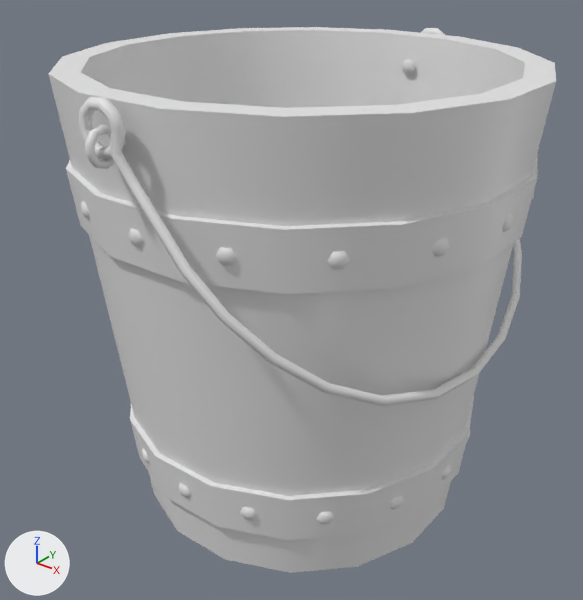
The FBX model Assets/Art Team Folder/3D Models/Village/Village_Bucket_Var2.fbx, before and after one commit.
Rendered twice from a camera (50 mm lens) standing at (0.027, -0.0348, 0.0335) and looking at (-0.0006, -0.0003, 0.0122). Arrows for +X, +Y and +Z are at lower left; the lights stay in place. Materials are left out; every surface is plain grey. Where no turn or scale is listed for an object, it has been applied to the vertices.

Objects in the first picture: 'Village_Bucket_Var2'.
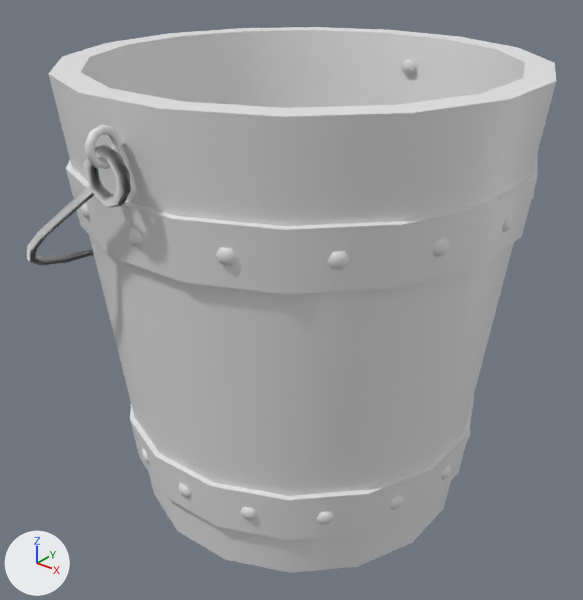
The newer file is also rescaled (x17.25) as a whole; pictures and numbers use the older file's frame.

Location of each change, [x1, y1, x2, y2] in pixels of the pictures (583 x 600 px; the box of a moved part takes in the faces that stretch with it):
```json
{"object": "Village_Bucket_Var2", "change": "reshaped", "before": [49, 27, 556, 573], "after": [27, 27, 556, 573]}
{"part": 1, "of": "me_mesh", "change": "moved or reshaped", "before": [79, 28, 522, 406], "after": [27, 145, 131, 265]}
```

The change, as JSON lines over the scene's bpy script:
```json
{"block": "me_mesh", "where": "me_mesh.from_pydata(...)  # 1352 vertices, 1344 faces; spans x -0.0128..0.0128, y -0.0145..0.0145, z 0.0..0.0266"}
{"block": "me_mesh", "where": "# used by ob_village_bucket_var2; location = (0.0, 0.0, 0.0)"}
{"block": "me_mesh", "change": "me_mesh part 1: the loose piece of 294 vertices spanning x -0.0014..0.0118, y -0.0139..0.0139, z 0.0112..0.0266 is turned 94.5 degrees about the y axis through its middle, then moved by (-0.0119, 0.0, -0.0004)"}
```
